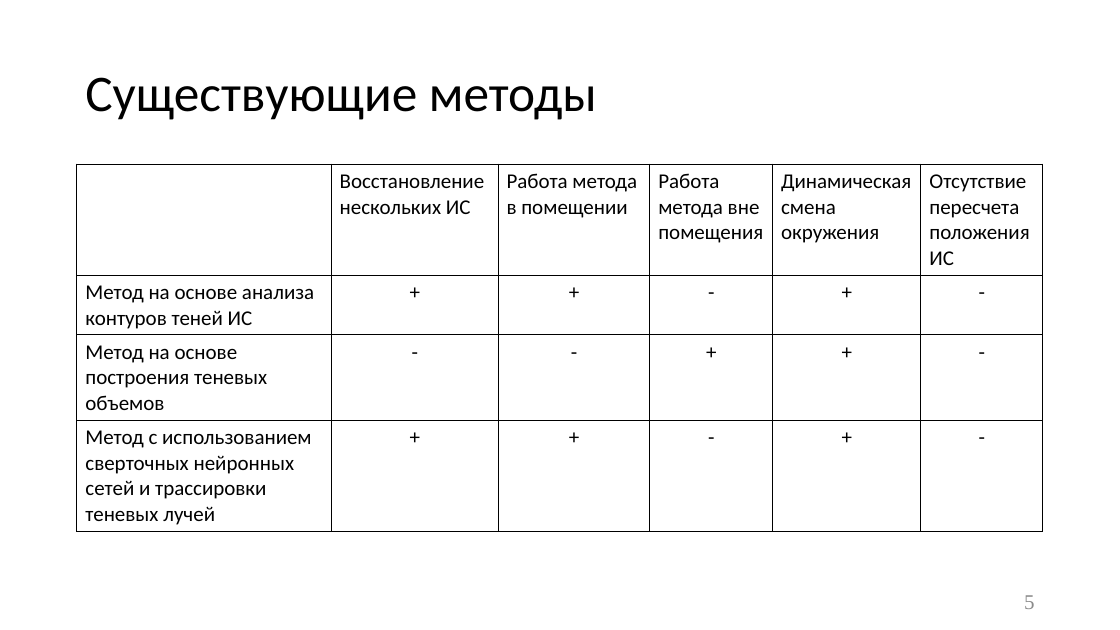
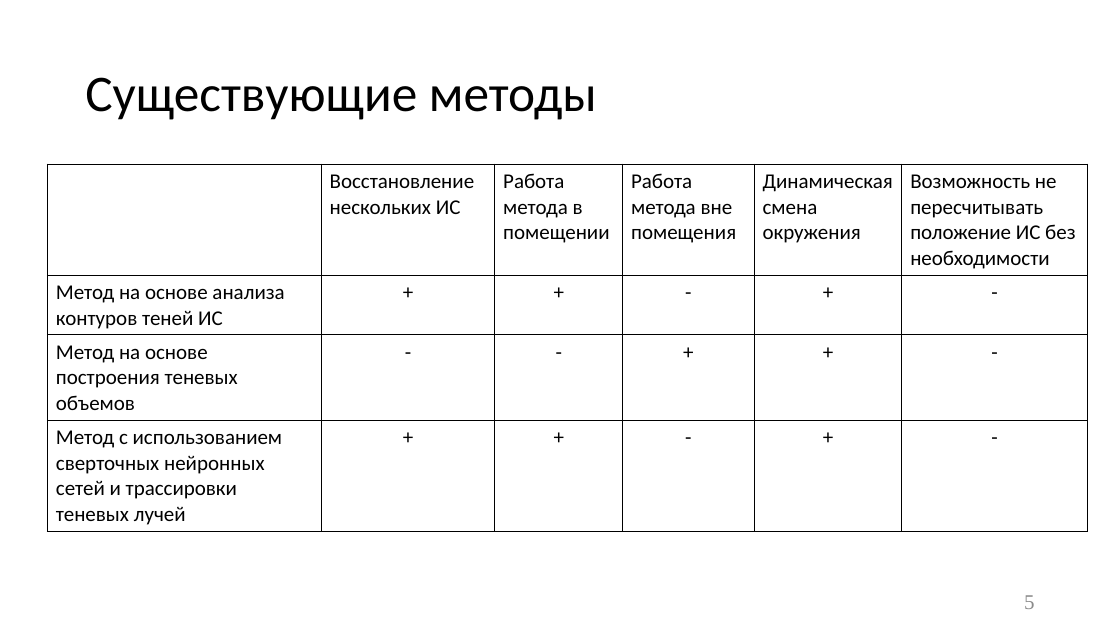
Before and after one commit to Yokud/bmstu_bachelors_diploma, a slide deck: slide 5 of docs/diploma/presentation/Presentation.pptx. Drawn at 1120x630 pixels with LibreOffice and Linux fonts; fonts in the diff are those of the drawing. Boxes give left, top, right and bottom in pixels: in the first picture for what was removed or moved away, otherwise in the second. Text is boxed around its words. In the diff, an @@ line names an element or a change of style, - is before the commit and + after.

```diff
--- a/docs/diploma/presentation/Presentation.pptx
+++ b/docs/diploma/presentation/Presentation.pptx
@@ table at bbox=[48, 165, 1089, 529] @@
-row 1, column 6: Отсутствие пересчета положения ИС
+row 1, column 6: Возможность не пересчитывать положение ИС без необходимости
@@ table: place and size @@
-table at bbox=[77, 165, 1044, 529]
+table at bbox=[48, 165, 1089, 529]
```
Also in this commit, not shown: 5 other slides changed, 36 other files.
